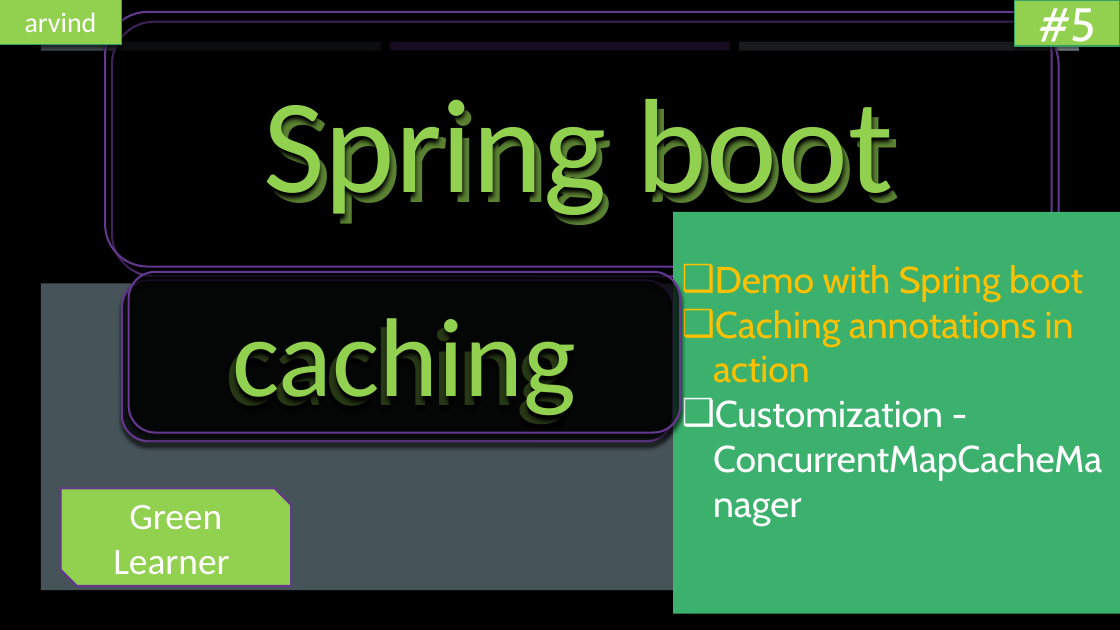
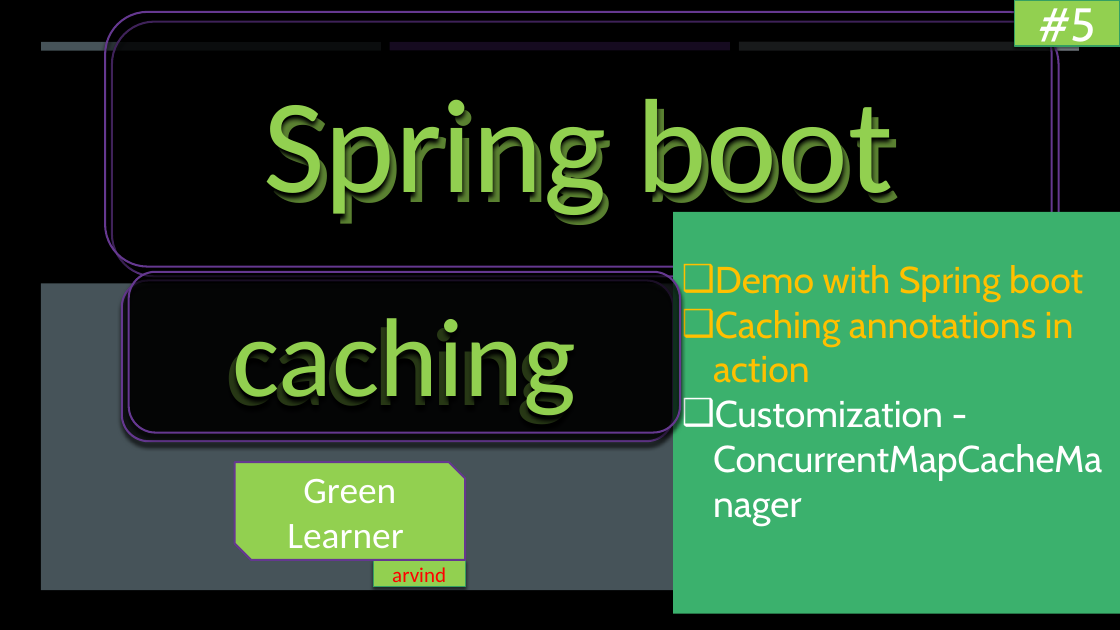
Before and after one commit to codefarm0/Caching-In-SpringBoot, a slide deck: slide 20 of spring boot caching.pptx. Drawn at 1120x630 pixels with LibreOffice and Linux fonts; fonts in the diff are those of the drawing; background and template pictures are left out. Boxes give left, top, right and bottom in pixels: in the first picture for what was removed or moved away, otherwise in the second. Text is boxed around its words. In the diff, an @@ line names an element or a change of style, - is before the commit and + after.

```diff
--- a/spring boot caching.pptx
+++ b/spring boot caching.pptx
@@ snip diag rect "Green": place and size @@
-snip diag rect "Green" at (60, 488, 291, 586)
+snip diag rect "Green" at (234, 462, 465, 560)
@@ rectangle "arvind": place and size @@
-rectangle "arvind" at (0, 0, 122, 45)
+rectangle "arvind" at (373, 560, 465, 586)
@@ rectangle "arvind" at (373, 560, 465, 586): size 24 to 18 pt, text colour #FFFFFF to #FF0000 @@
```
Also in this commit, not shown: 1 other slide changed, 2 other files.
